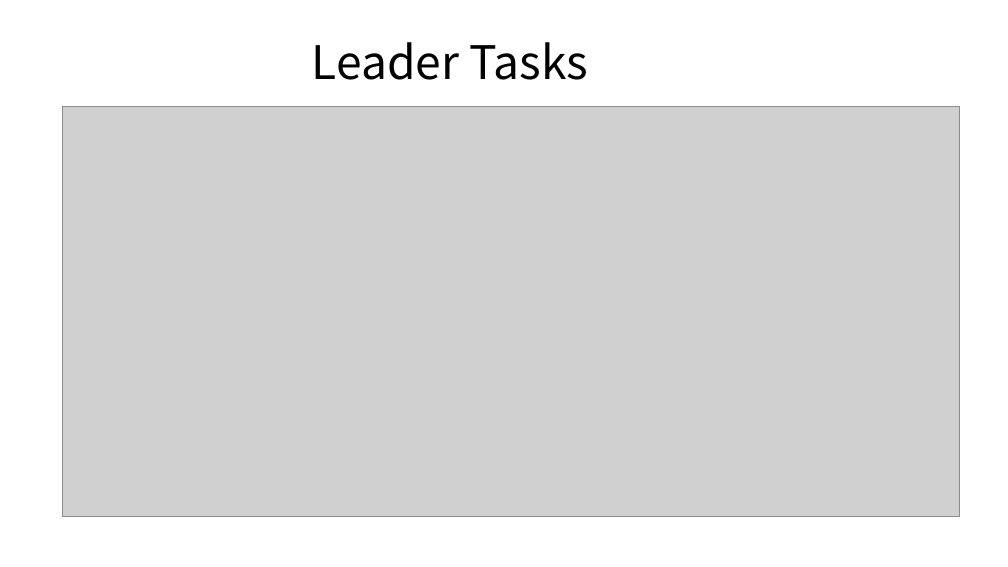
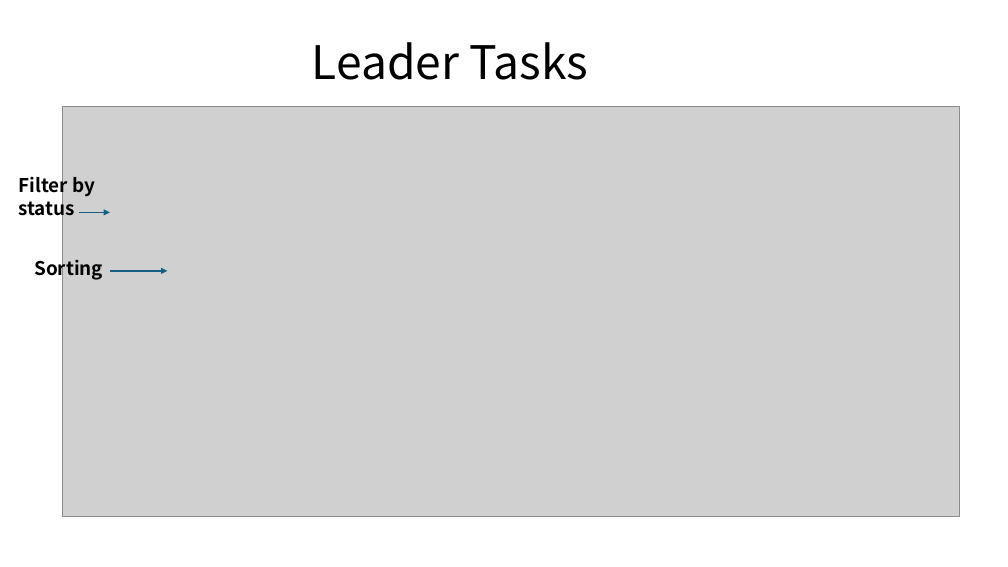
Before and after one commit to Yaroshiro/TasksManager, a slide deck: slide 3 of TaskManager.pptx. Drawn at 1008x567 pixels with LibreOffice and Linux fonts; fonts in the diff are those of the drawing; grey boxes stand for pictures. Boxes give left, top, right and bottom in pixels: in the first picture for what was removed or moved away, otherwise in the second. Text is boxed around its words. In the diff, an @@ line names an element or a change of style, - is before the commit and + after.

```diff
--- a/TaskManager.pptx
+++ b/TaskManager.pptx
@@ text added at [18,173,95,220], 18 pt, text #000000, bold @@
+Filter by status
@@ arrow added from (79, 212) to (110, 212), #156082 1.5 pt @@
@@ text added at [34,256,103,281], 18 pt, text #000000, bold @@
+Sorting
@@ arrow added from (110, 271) to (167, 271), #156082 1.5 pt @@
```
